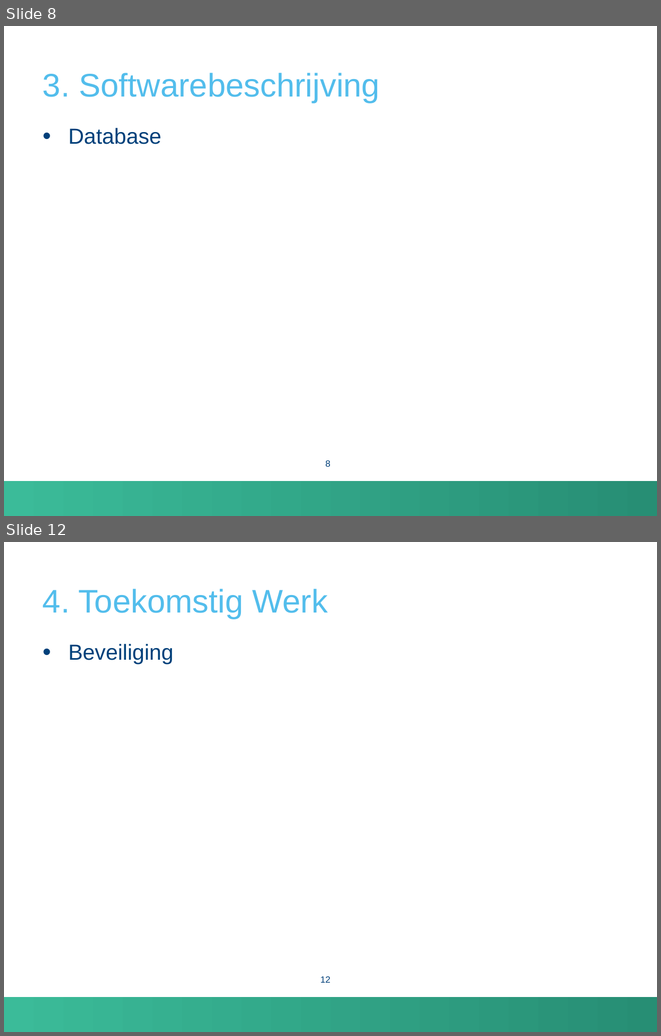
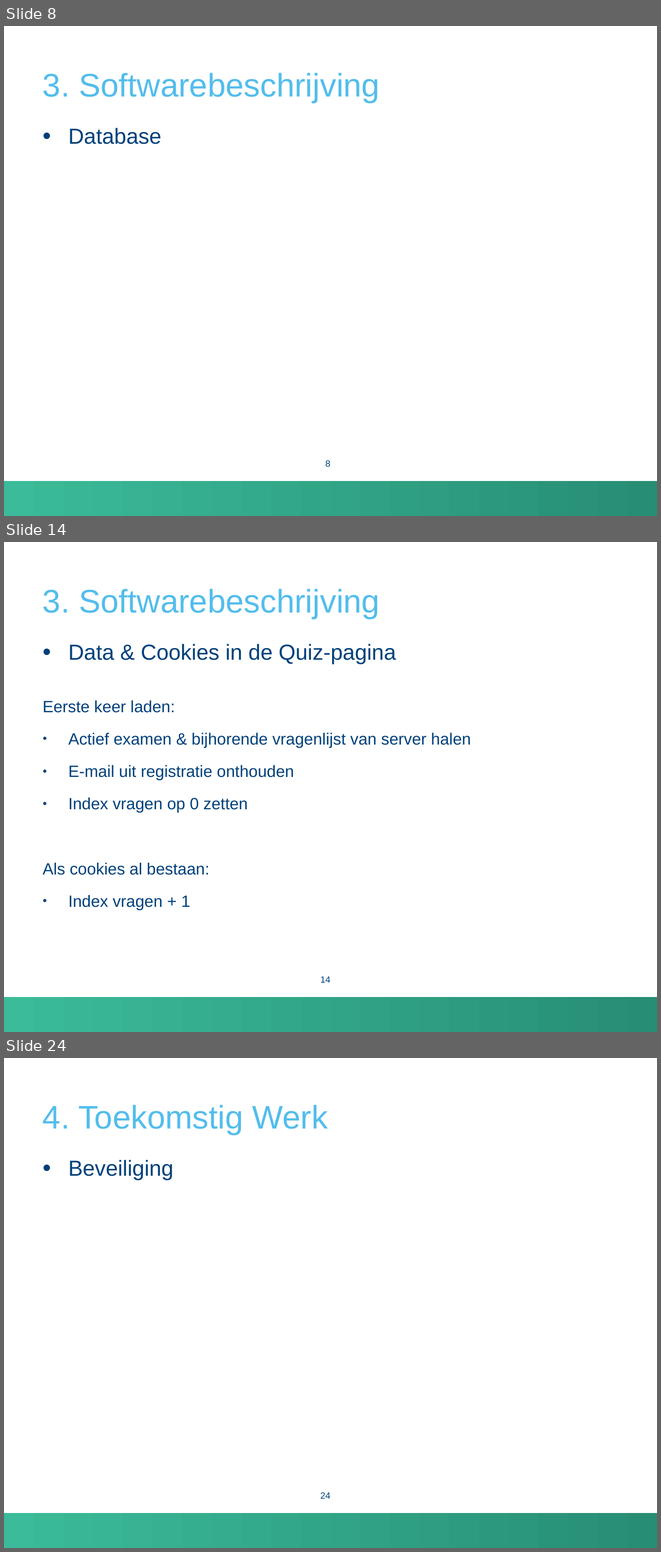
Before and after one commit to FrancisHoste00/AcaBachProject2, a slide deck: Presentatie.pptx. Shown one above the other, each under a label of ours: slides 8 and 12 before the commit, slides 8, 14 and 24 after it; the slides between them are not shown. The pictures are 661x1036 and 661x1552 pixels, drawn with LibreOffice and Linux fonts; fonts in the diff are those of the drawing; background and template pictures are left out. Boxes give left, top, right and bottom in pixels: in the first picture for what was removed or moved away, otherwise in the second. Text is boxed around its words. In the diff, an @@ line names an element or a change of style, - is before the commit and + after.

```diff
--- a/Presentatie.pptx
+++ b/Presentatie.pptx
@@ slide 14 added at (x1=4, y1=542, x2=657, y2=1032), background #FFFFFF; not listed: 1 template element that a slide beside it also shows @@
@@ title added at (x1=43, y1=589, x2=380, y2=618), 36 pt, text #52BDEC @@
+3. Softwarebeschrijving
@@ text added at (x1=43, y1=644, x2=471, y2=910), 18 pt, text #00407A @@
+• Data & Cookies in de Quiz-pagina
+Eerste keer laden:
+● Actief examen & bijhorende vragenlijst van server halen
+● E-mail uit registratie onthouden
+● Index vragen op 0 zetten
+Als cookies al bestaan:
+● Index vragen + 1
@@ page number added at (x1=320, y1=976, x2=330, y2=982), 10 pt, text #00407A @@
+14
@@ what was slide 12 is now slide 24 @@
@@ page number at (x1=320, y1=1492, x2=330, y2=1498): text changed @@
-12
+24
```
Also in this commit, not shown: 5 slides changed, 11 other slides added.
